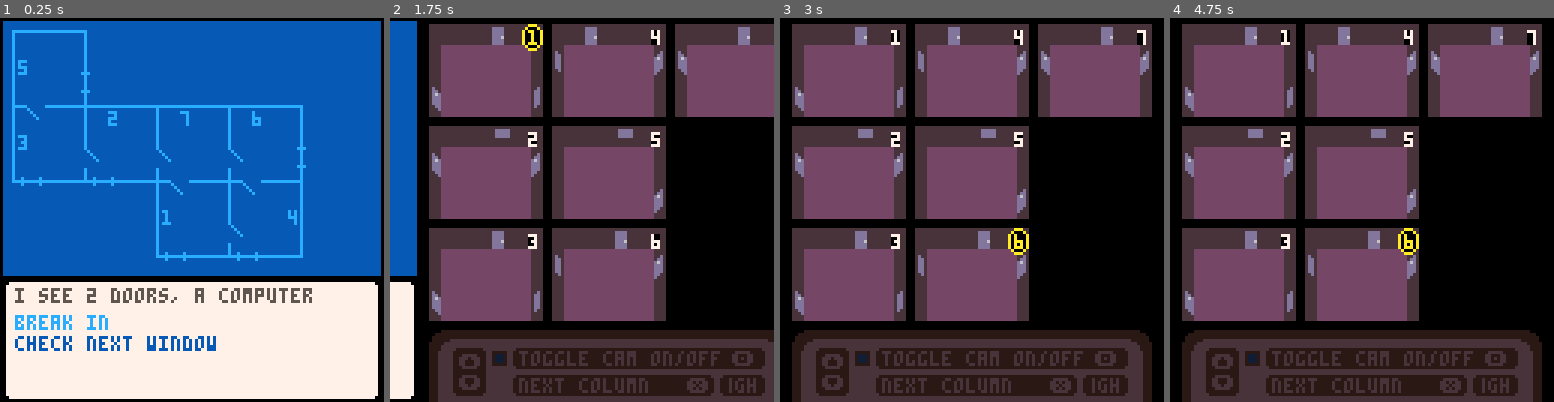
Above: before the commit, frames 1-4 (left to right).
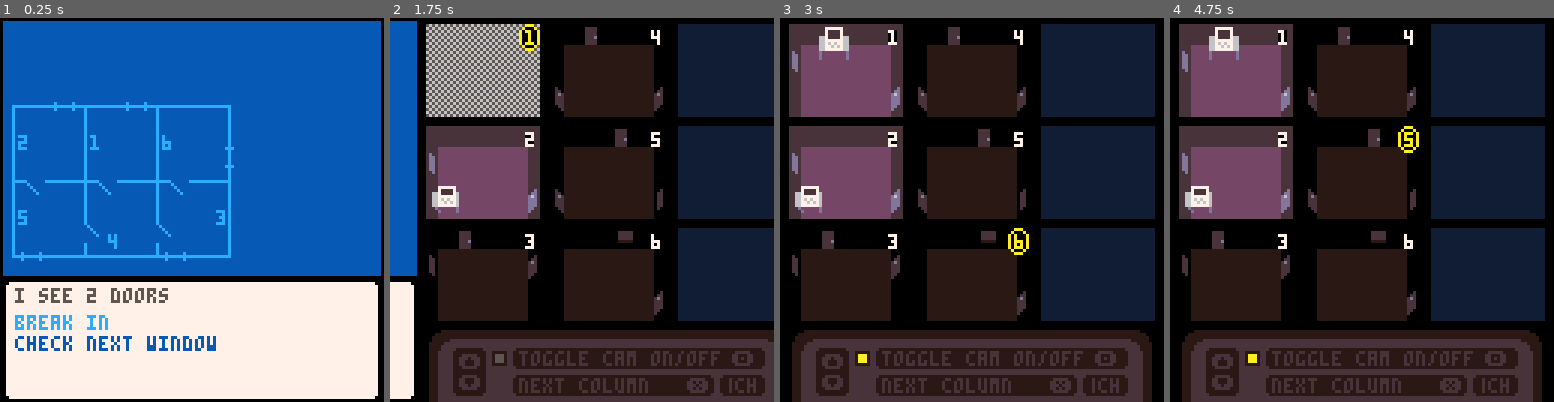
Above: after the commit, the same moments.

Repository: ironchestgames/pico-8-carts
Game: PICO-8 cartridge hackheist.p8
Two runs of this game, one before a commit and one after it. Both use one fixed random seed, a clock stepped at 60 frames per second and the inputs below.
Inputs:
- Up to frame 1 (0.25 s): no input
- Up to frame 2 (1.75 s): tap X (X key) at 0.33, 1.07 s; tap O (Z key) at 0.7, 1.7 s; hold Right from 1.6 s (still down)
- Up to frame 3 (3 s): tap X (X key) at 1.85, 2.97 s; release Right at 2.1 s; tap O (Z key) at 2.1, 2.5, 2.9 s; hold Up 2.15-2.42 s; hold Right from 2.47 s (still down)
- Up to frame 4 (4.75 s): release Right at 3.03 s; hold Left 3.08-3.58 s; tap O (Z key) every 0.4 s from 3.3 to 4.5 s; hold Down 3.63-3.97 s; hold Right 4.02-4.68 s; tap X (X key) at 4.08 s; hold Up from 4.73 s (still down)

The runs differ from the first frame. In frame 1, 3.7% of the frame differs, in the area x 3-82%, y 3-75%; in frame 2, 53%, in the area x 9-100%, y 1-97%; in frame 3, 52%; in frame 4, 52%.

Commit message:
hackheist - refactors

Diff:
--- a/hackheist.p8
+++ b/hackheist.p8
@@ -52,9 +52,7 @@
 
 windows={}
 rooms={}
-partner={}
 loot={}
-partnermsg=''
 
 local computerstate,computerstatec,computermsg,computerlog,computertraced,computertracedmax
 
@@ -62,14 +60,18 @@
 
 function _init()
  loot,rooms,windows={},{},{}
- partner={
-  room=1,
-  prevroom=1,
-  xoff=5,
-  yoff=10,
-  c=0,
-  state='idling',
- }
+
+ -- set globals
+ partnerroomid=nil
+ partnerprevroomid=nil
+ partnerwindowid=nil
+ partnerxoff=5
+ partneryoff=10
+ partnerc=0
+ partnerstate='idling'
+ partnerismoving=nil
+ partnerobj=nil
+ partnermsg=''
 
  computerstate='booting'
  computerstatec=400
@@ -92,6 +94,7 @@
    w=24,
    h=25,
    objs={{},{},{},{},{},{},{},{}},
+   islit=flrrnd(2) == 1,
   }
  end
 
@@ -172,6 +175,7 @@
      id=_room.id,
      xoff=_pos[_dir].x,
      yoff=_pos[_dir].y,
+     ison=true,
     }
     _room.objs[_pos[_dir].otheri]={
      typ='nexttocamera',
@@ -248,8 +252,8 @@
   end
  end
 
- partner.state='windowsearching'
- partner.windowid=flrrnd(#windows-1)+1
+ partnerstate='windowsearching'
+ partnerwindowid=flrrnd(#windows-1)+1
 
  -- add computers
  local _pos={
@@ -263,18 +267,26 @@
   [8]={x=8,y=18}, -- south
  }
 
- for _i=0,14 do
-  local _room=rooms[_i]
-  if _room then
-   for _j=1,#_room.objs do
-    local _obj=_room.objs[_j]
-    if _obj.typ == nil then
-     _room.objs[_j]={
-      typ='computer',
-      xoff=2, yoff=3,
-      loot={ 'cute cat pictures', worth=5 },
-     }
-     break
+ local _computercount=0
+
+ while _computercount == 0 do
+  for _i=0,14 do
+   if _computercount >= 2 then
+    break
+   end
+   local _room=rooms[_i]
+   if _room then
+    for _j=1,#_room.objs do
+     local _obj=_room.objs[_j]
+     if _obj.typ == nil and rnd() < 0.5 then
+      _room.objs[_j]={
+       typ='computer',
+       xoff=2, yoff=3,
+       loot={ 'cute cat pictures', worth=5 },
+      }
+      _computercount+=1
+      break
+     end
     end
    end
   end
@@ -282,7 +294,15 @@
 
  -- add cam coords to obj
  local _typeswcoords={
-  -- computer={},
+  computer={
+   [0]={xoff=26+2,yoff=19,sx=119,sy=0,sw=9,sh=10,flipx=true},
+   nil,nil,
+   {xoff=0+2,yoff=19,sx=119,sy=0,sw=9,sh=10},
+   {xoff=0+2,yoff=7,sx=119,sy=0,sw=9,sh=10},
+   {xoff=10,yoff=0,sx=44,sy=9,sw=10,sh=12},
+   {xoff=20,yoff=0,sx=44,sy=9,sw=10,sh=12},
+   {xoff=26+2,yoff=7,sx=119,sy=0,sw=9,sh=10,flipx=true},
+  },
   window={
    [0]={xoff=26,yoff=19,sx=103,sy=31,sw=12,sh=10,flipx=true},
    nil,nil,
@@ -318,9 +338,8 @@
    for _j=1,#_room.objs do
     local _obj=_room.objs[_j]
 
-    if _obj and _typeswcoords[_obj.typ] then
+    if _camioffset and _obj and _typeswcoords[_obj.typ] then
      local _k=(_j-_camioffset)%8
-     debug('room: '.._room.id..', offset: '.._camioffset..', objindex: '.._j..', newindex: '.._k)
      _obj.sprpos=_typeswcoords[_obj.typ][_k]
     end
    end
@@ -428,25 +447,25 @@
 
  elseif computerstate == 'datareceiving' then
   computermsg='receiving data\014\x90\015'
-  partner.state='hacking_sending'
-  partner.c=100
+  partnerstate='hacking_sending'
+  partnerc=100
   computerstatec-=1
   if computerstatec <= 0 then
    add(computerlog,'data received',1)
    computerstate='booted'
    computermsg=nil
-   partner.c=0
+   partnerc=0
   end
 
  elseif computerstate == 'booted' then
-  if partner.state == 'hacking_ready' then
+  if partnerstate == 'hacking_ready' then
    add(menus[-1],{
     str='receive data',
     f=function()
-     partner.state='hacking_sending'
-     partner.c=360
+     partnerstate='hacking_sending'
+     partnerc=360
      computerstate='datareceiving'
-     computerstatec=partner.c
+     computerstatec=partnerc
      computertraced+=1
     end,
    })
@@ -482,15 +501,17 @@
  -- create blueprint menu
  menus[0]={}
 
- if skipstates[partner.state] and not partner.ismoving then
+ if skipstates[partnerstate] and not partnerismoving then
   -- pass
- elseif partner.state == 'windowsearching' then
+ elseif partnerstate == 'windowsearching' then
   local _doorcount=0
   local _seecomputer
-  for _obj in all(rooms[windows[partner.windowid].roomid].objs) do
+  for _obj in all(rooms[windows[partnerwindowid].roomid].objs) do
    if _obj.typ == 'door' then
+
     _doorcount+=1
    elseif _obj.typ == 'computer' then
+
     _seecomputer=true
    end
   end
@@ -509,33 +530,34 @@
   add(menus[0],{
    str='break in',
    f=function()
-    partner.state='breaking_in'
-    partner.c=120
+    partnerstate='breaking_in'
+    partnerc=120
    end,
   })
 
   add(menus[0],{
    str='check next window',
    f=function()
-    partner.state='windowsearching_sneaking'
-    partner.c=100
+    partnerstate='windowsearching_sneaking'
+    partnerc=100
    end,
   })
 
  else
   local _escapeadded,_hideadded
-  local _curroom=rooms[partner.roomid]
+  local _curroom=rooms[partnerroomid]
 
   for _i=1,#_curroom.objs do
    local _obj=_curroom.objs[_i]
    if _obj.typ == 'window' and not _escapeadded then
+
     add(menus[0],{
      str='escape thru window',
      f=function()
-      partner.obj=_obj
-      partner.state='escaping'
-      partner.c=120
-      partner.ismoving=true
+      partnerobj=_obj
+      partnerstate='escaping'
+      partnerc=120
+      partnerismoving=true
       partnermsg='moving\014\x90\015'
      end,
     })
@@ -554,7 +576,7 @@
      _str='take door next to '.._prevobj.typ
      if _prevobj.typ == 'door' then
       _str='take door next to other door'
-      if _prevobj.leadsto == partner.prevroom then
+      if _prevobj.leadsto == partnerprevroomid then
        _str='take door next to previous room'
       end
      end
@@ -562,74 +584,78 @@
      _str='take door next to '.._nextobj.typ
      if _nextobj.typ == 'door' then
       _str='take door next to other door'
-      if _nextobj.leadsto == partner.prevroom then
+      if _nextobj.leadsto == partnerprevroomid then
        _str='take door next to previous room'
       end
      end
     end
 
-    if partner.prevroom == _obj.leadsto then
+    if partnerprevroomid == _obj.leadsto then
      _str='take door to previous room'
     end
+
 
     add(menus[0],{
      str=_str,
      f=function()
-      partner.obj=_obj
-      partner.state='roomchanging'
-      partner.c=60
-      partner.ismoving=true
+      partnerobj=_obj
+      partnerstate='roomchanging'
+      partnerc=60
+      partnerismoving=true
       partnermsg='moving\014\x90\015'
      end,
     })
 
    elseif _obj.typ == 'computer' then
 
-    if _obj.loot and partner.state == 'idling' then
+    if _obj.loot and partnerstate == 'idling' then
+
      add(menus[0],{
       str='hack computer',
       f=function()
-       partner.obj=_obj
-       partner.state='hacking'
-       partner.c=240
-       partner.ismoving=true
+       partnerobj=_obj
+       partnerstate='hacking'
+       partnerc=240
+       partnerismoving=true
        partnermsg='moving\014\x90\015'
       end,
      })
     end
 
-    if _hideadded == nil and partner.state != 'prehiding' then
+    if _hideadded == nil and partnerstate != 'prehiding' then
+
      add(menus[0],{
       str='hide!',
       f=function()
-       partner.obj=_obj
-       partner.state='prehiding'
-       partner.c=120
-       partner.ismoving=true
+       partnerobj=_obj
+       partnerstate='prehiding'
+       partnerc=120
+       partnerismoving=true
        partnermsg='moving\014\x90\015'
       end,
      })
     end
-   end
-  end
-
-  if partner.state == 'hiding' then
+
+   end
+  end
+
+  if partnerstate == 'hiding' then
    menus[0]={{
     str='it\'s safe to come out',
     f=function()
      partnermsg='ok, i\'m coming out'
-     partner.state='unhiding'
-     partner.c=120
+     partnerstate='unhiding'
+     partnerc=120
     end,
    }}
 
-  elseif partner.state == 'unhiding' then
+  elseif partnerstate == 'unhiding' then
    menus[0]={{
     str='hide!',
     f=function()
-     partner.obj=_obj
-     partner.state='prehiding'
-     partner.c=120
+     partnerobj=_obj
+     partnerstate='prehiding'
+     partnerc=120
     end,
    }}
 
@@ -647,8 +673,9 @@
     local _obj=_room.objs[_j]
     if _obj and _obj.typ == 'camera' then
      menus[1][_obj.id]={
+      ison=_obj.ison,
       f=function()
-       -- pass
+       _obj.ison=not _obj.ison
       end
      }
      _hascam=true
@@ -671,7 +698,11 @@
   cursels[screensel]=cursels[screensel]-1
  end
 
- cursels[screensel]=mid(1,cursels[screensel],#menus[screensel])
+ if screensel == 1 then
+  cursels[screensel]=((cursels[screensel]-1)%#menus[screensel])+1
+ else
+  cursels[screensel]=mid(1,cursels[screensel],#menus[screensel])
+ end
 
  if seloffsets[screensel] > cursels[screensel]-1 then
   seloffsets[screensel]=cursels[screensel]-1
@@ -685,9 +716,7 @@
  end
 
  if btnp(5) then
-  if screensel == 1 then
-   cursels[1]=(cursels[1]+3)%10
-  end
+  debug(cursels[screensel])
  end
 
  -- update camera
@@ -698,111 +727,114 @@
  camera(camerax,0)
 
  -- update partner
- if partner.ismoving then
-  local _a=atan2(partner.obj.xoff-partner.xoff,partner.obj.yoff-partner.yoff)
-  partner.xoff+=cos(_a)*0.1
-  partner.yoff+=sin(_a)*0.1
-  if dist(partner.xoff,partner.yoff,partner.obj.xoff,partner.obj.yoff) < 2 then
-   partner.ismoving=nil
+ if partnerismoving then
+  local _a=atan2(partnerobj.xoff-partnerxoff,partnerobj.yoff-partneryoff)
+  partnerxoff+=cos(_a)*0.1
+  partneryoff+=sin(_a)*0.1
+
+  if dist(partnerxoff,partneryoff,partnerobj.xoff,partnerobj.yoff) < 2 then
+   partnerismoving=nil
   end
 
  else
 
-  if partner.state == 'windowsearching_sneaking' then
+  if partnerstate == 'windowsearching_sneaking' then
    partnermsg='sneaking to next window\014\x90\015'
-   partner.c-=1
-
-   if partner.c <= 0 then
-    partner.windowid+=1
-    if partner.windowid > #windows then
-     partner.windowid=1
-    end
-    partner.state='windowsearching'
-   end
-
-  elseif partner.state == 'breaking_in' then
+   partnerc-=1
+
+   if partnerc <= 0 then
+    partnerwindowid+=1
+
+    if partnerwindowid > #windows then
+     partnerwindowid=1
+    end
+    partnerstate='windowsearching'
+   end
+
+  elseif partnerstate == 'breaking_in' then
    partnermsg='breaking in\014\x90\015'
-   partner.c-=1
-
-   if partner.c <= 0 then
-    partner.roomid=windows[partner.windowid].roomid
-    partner.prevroom=partner.roomid
-    partner.state='idling'
+   partnerc-=1
+
+   if partnerc <= 0 then
+
+    partnerroomid=windows[partnerwindowid].roomid
+    partnerprevroomid=partnerroomid
+    partnerstate='idling'
     partnermsg='i\'m in, what now?'
    end
 
-  elseif partner.state == 'roomchanging' then
+  elseif partnerstate == 'roomchanging' then
    partnermsg='\014\x90\015'
-   partner.c-=1
-
-   if partner.c <= 0 then
-    partner.prevroom=partner.roomid
-    partner.roomid=partner.obj.leadsto
-    local _curroom=rooms[partner.roomid]
+   partnerc-=1
+
+   if partnerc <= 0 then
+    partnerprevroomid=partnerroomid
+    partnerroomid=partnerobj.leadsto
+    local _curroom=rooms[partnerroomid]
     for _obj in all(_curroom.objs) do
-     if _obj.leadsto == partner.prevroom then
-      partner.obj=nil
-      partner.xoff=_obj.xoff
-      partner.yoff=_obj.yoff
+     if _obj.leadsto == partnerprevroomid then
+      partnerobj=nil
+      partnerxoff=_obj.xoff
+      partneryoff=_obj.yoff
      end
     end
 
-    partner.state='idling'
+    partnerstate='idling'
     partnermsg='in next room, what now?'
    end
 
-  elseif partner.state == 'hacking' then
+  elseif partnerstate == 'hacking' then
    partnermsg='hacking\014\x90\015'
-   partner.c-=1
-
-   if partner.c <= 0 then
-    partner.state='hacking_ready'
-   end
-
-  elseif partner.state == 'hacking_ready' then
+   partnerc-=1
+
+   if partnerc <= 0 then
+    partnerstate='hacking_ready'
+   end
+
+  elseif partnerstate == 'hacking_ready' then
    partnermsg='ready to send data\014\x90\015'
 
-  elseif partner.state == 'hacking_sending' then
+  elseif partnerstate == 'hacking_sending' then
    partnermsg='sending data\014\x90\015'
-   partner.c-=1
-
-   if partner.c <= 0 then
-    add(loot,partner.obj.loot)
-    partner.obj.loot=nil
-    partner.state='idling'
+   partnerc-=1
+
+   if partnerc <= 0 then
+    add(loot,partnerobj.loot)
+    partnerobj.loot=nil
+    partnerstate='idling'
     partnermsg='sent! what\'s next?'
    end
 
-  elseif partner.state == 'escaping' then
+  elseif partnerstate == 'escaping' then
    partnermsg='breaking window\014\x90\015'
-   partner.c-=1
-
-   if partner.c <= 0 then
-    partner.roomid=nil
-    partner.state='escaped'
-    partner.c=100
+   partnerc-=1
+
+   if partnerc <= 0 then
+    partnerroomid=nil
+    partnerstate='escaped'
+    partnerc=100
     partnermsg='i made it out!'
    end
 
-  elseif partner.state == 'prehiding' then
+  elseif partnerstate == 'prehiding' then
    partnermsg='i\'m squeezing in\014\x90\015'
-   partner.c-=1
-
-   if partner.c <= 0 then
-    partner.state='hiding'
+   partnerc-=1
+
+   if partnerc <= 0 then
+    partnerstate='hiding'
     partnermsg='ok, i\'m in hiding'
    end
 
-  elseif partner.state == 'unhiding' then
+  elseif partnerstate == 'unhiding' then
    partnermsg='phew\014\x90\015'
-   partner.c-=1
-
-   if partner.c <= 0 then
-    partner.state='idling'
+   partnerc-=1
+
+   if partnerc <= 0 then
+    partnerstate='idling'
     partnermsg='next move'
    end
 
-  elseif partner.state == 'escaped' then
+  elseif partnerstate == 'escaped' then
 
   end
  end
@@ -928,8 +960,8 @@
 
  -- debug draw partner in blueprint
  if _debug then
-  print(partner.roomid,0,0,10)
-  pset(4+rooms[partner.roomid].x+partner.xoff,4+rooms[partner.roomid].y+partner.yoff,10)
+  print(partnerroomid,0,0,10)
+  pset(4+rooms[partnerroomid].x+partnerxoff,4+rooms[partnerroomid].y+partneryoff,10)
  end
 
  -- draw menus[0]
@@ -937,7 +969,7 @@
  line(2,89,2,125,7)
  line(125,89,125,125,7)
 
- -- draw partner message
+ -- draw partnermsg
  print(partnermsg,5,90,5)
 
  -- draw options
@@ -959,49 +991,67 @@
   end
  end
 
- if partner.state == 'escaped' and partner.c <= 0 then
+ if partnerstate == 'escaped' and partnerc <= 0 then
   print('level done!',10,10,6)
  end
 
  -- draw screen 1
  sspr(0,67,128,24,127,104)
+
+ local _camcount=0
 
  for _i=0,14 do
   local _room=rooms[_i]
   if _room then
-   local _camid=nil
+   local _camid,_cam=nil,nil
    for _j=1,#_room.objs do
     local _obj=_room.objs[_j]
     if _obj and _obj.typ == 'camera' then
      _camid=_obj.id-1
-    end
-   end
-   if _camid == nil then
+     _cam=_obj
+     _camcount+=1
+    end
+   end
+   if _cam == nil then
     goto continuedrawnextroom
    end
 
-   local _x=127+4+flr(_camid/3)*41
+   local _x=127+3+flr(_camid/3)*42
    local _y=2+(_camid%3)*34
-   rectfill(_x,_y,_x+37,_y+30,9)
-   rectfill(_x+4,_y+7,_x+33,_y+30,2)
-
-   for _j=1,#_room.objs do
-    local _obj=_room.objs[_j]
-    if _obj then
-     local _sprpos=_obj.sprpos
-     if _sprpos then
-      sspr(
-       _sprpos.sx,
-       _sprpos.sy,
-       _sprpos.sw,
-       _sprpos.sh,
-       _x+_sprpos.xoff,
-       _y+_sprpos.yoff,
-       _sprpos.sw,
-       _sprpos.sh,
-       _sprpos.flipx)
+
+   if _cam.ison then
+    rectfill(_x,_y,_x+37,_y+30,_room.islit and 9 or 0)
+    rectfill(_x+4,_y+7,_x+33,_y+30,_room.islit and 2 or 4)
+
+    for _j=1,#_room.objs do
+     local _obj=_room.objs[_j]
+     if _obj then
+      local _sprpos=_obj.sprpos
+      if _sprpos then
+       sspr(
+        _sprpos.sx,
+        _room.islit and _sprpos.sy or _sprpos.sy+_sprpos.sh,
+        _sprpos.sw,
+        _sprpos.sh,
+        _x+_sprpos.xoff,
+        _y+_sprpos.yoff,
+        _sprpos.sw,
+        _sprpos.sh,
+        _sprpos.flipx)
+      end
      end
     end
+
+   else
+    palt(0,true)
+    if flr(time()*10) % 2 == 0 then
+     fillp(0b101101001011010)
+    else
+     fillp(0b1010010110100101)
+    end
+    rectfill(_x,_y,_x+37,_y+30,0x56)
+    palt(0,false)
+    fillp()
    end
 
    if _camid+1 == cursels[1] then
@@ -1009,14 +1059,20 @@
    end
    rectfill(_x+33,_y+2,_x+35,_y+6,0)
    print(_camid+1,_x+33,_y+2,_camid+1 == cursels[1] and 10 or 7)
-
-  else
-   -- pass
   end
 
   ::continuedrawnextroom::
  end
 
+ for _i=_camcount,9 do
+  local _x=127+3+flr(_i/3)*42
+  local _y=2+(_i%3)*34
+  rectfill(_x,_y,_x+37,_y+30,1)
+ end
+
+ if menus[1][cursels[1]].ison then
+  rectfill(127+26,112,127+28,114,10)
+ end
 
 end
 
Not shown, changed: 65 lines of the sprite sheet (__gfx__) section of hackheist.p8
